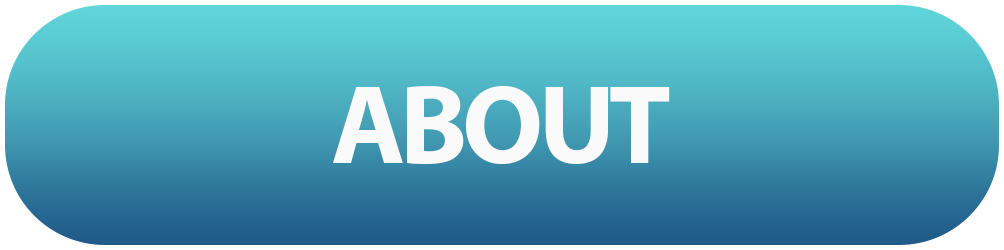
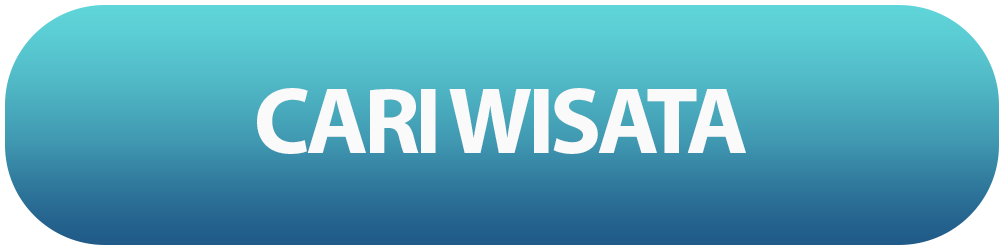
Layers edited between the first and the second (1004, 250) image:
renamed "ABOUT" to "CARI WISATA", painted on it over (257, 86, 746, 164)
